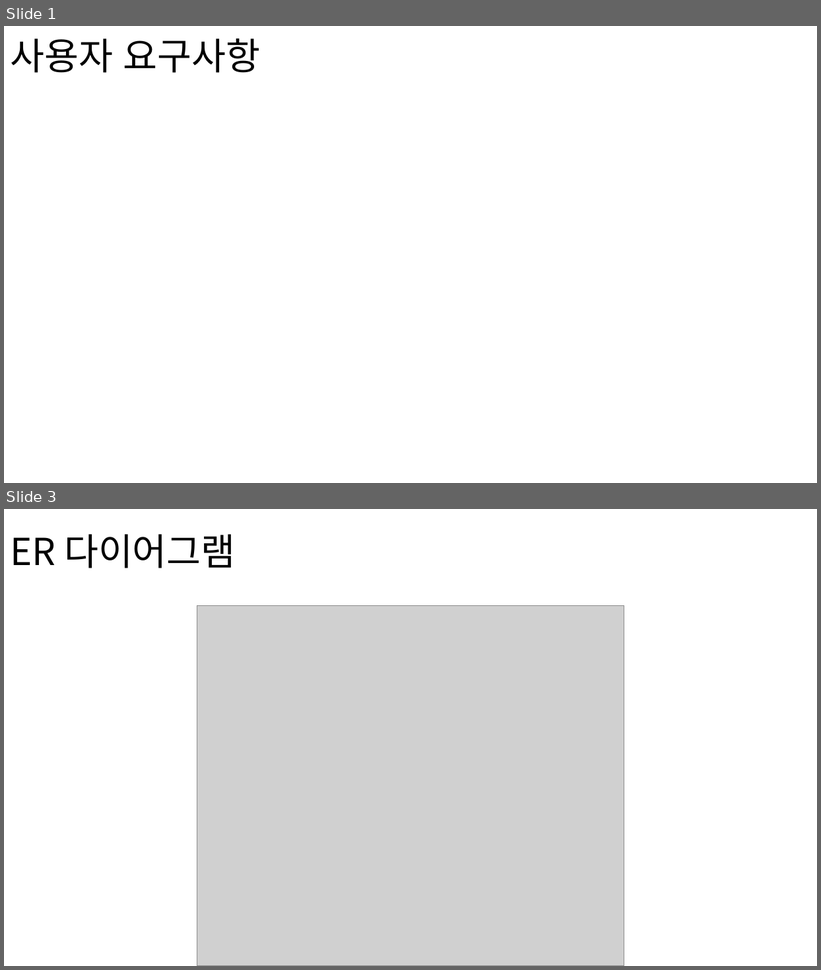
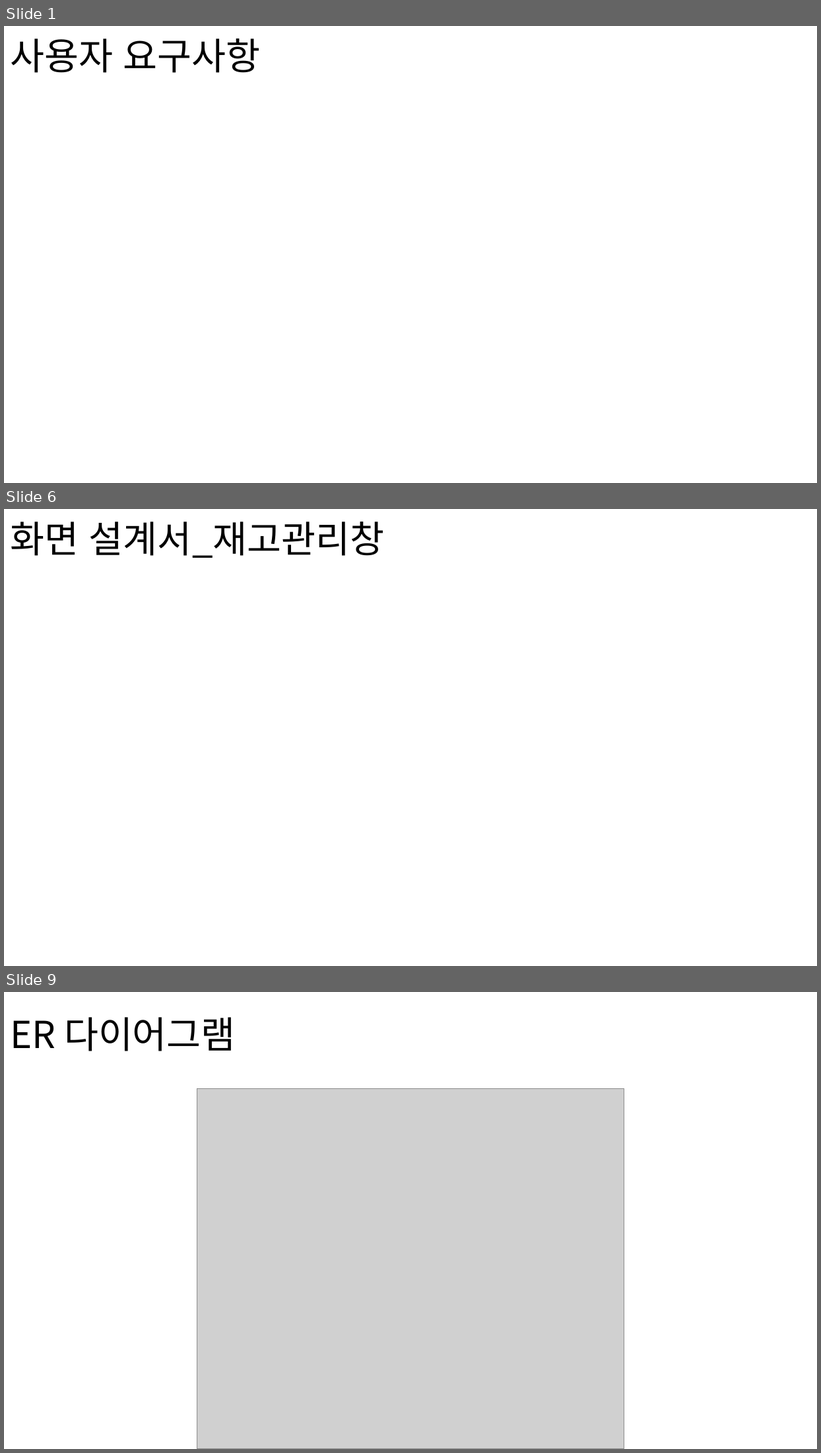
Before and after one commit to 201411096/JavaBasic, a slide deck: JavaBasic/src/t_teamproject/teamproject_02/document/forSubmission/포트폴리오.pptx. Shown one above the other, each under a label of ours: slides 1 and 3 before the commit, slides 1, 6 and 9 after it; the slides between them are not shown. The pictures are 821x970 and 821x1453 pixels, drawn with LibreOffice and Linux fonts; fonts in the diff are those of the drawing; grey boxes stand for pictures; background and template pictures are left out. Boxes give left, top, right and bottom in pixels: in the first picture for what was removed or moved away, otherwise in the second. Text is boxed around its words. In the diff, an @@ line names an element or a change of style, - is before the commit and + after.

```diff
--- a/JavaBasic/src/t_teamproject/teamproject_02/document/forSubmission/포트폴리오.pptx
+++ b/JavaBasic/src/t_teamproject/teamproject_02/document/forSubmission/포트폴리오.pptx
@@ slide 6 added at (x1=4, y1=509, x2=817, y2=966), background picture (left out) @@
@@ title added at (x1=10, y1=522, x2=384, y2=558), 44 pt, text #000000 @@
+화면 설계서_재고관리창
@@ what was slide 3 is now slide 9 @@
```
Also in this commit, not shown: 1 slide changed, 5 other slides added, 8 other files.
